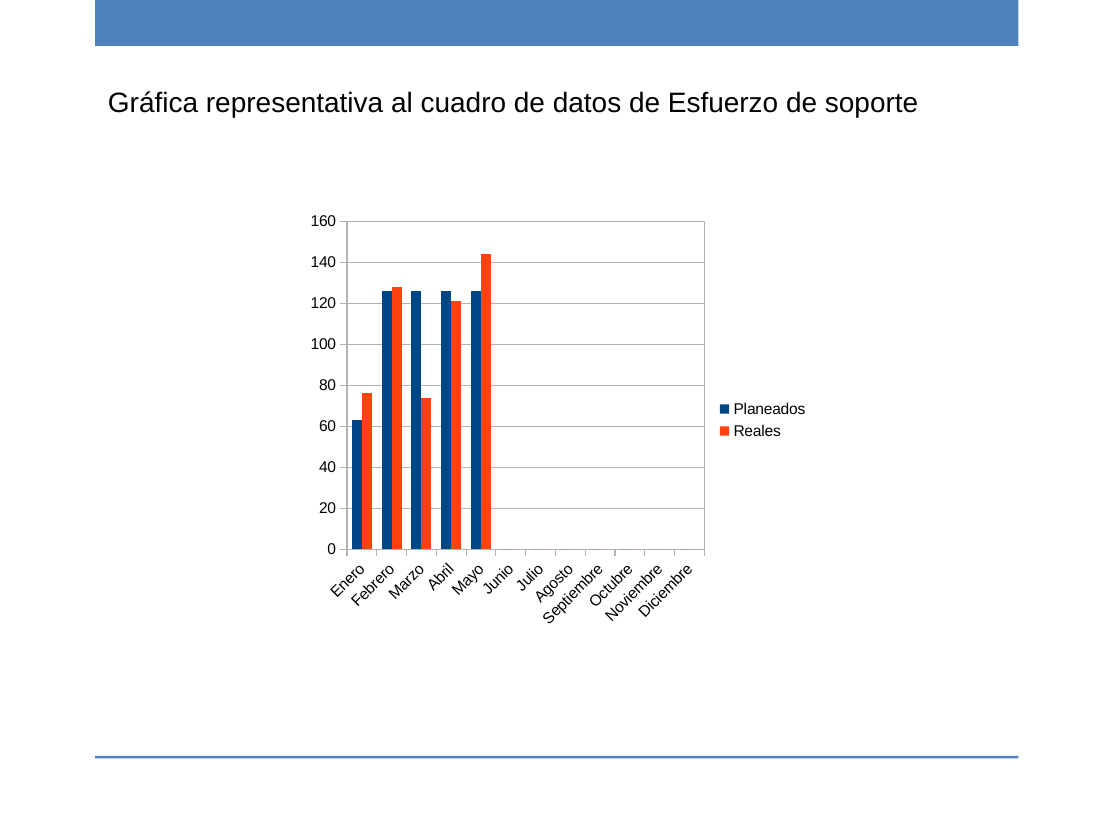
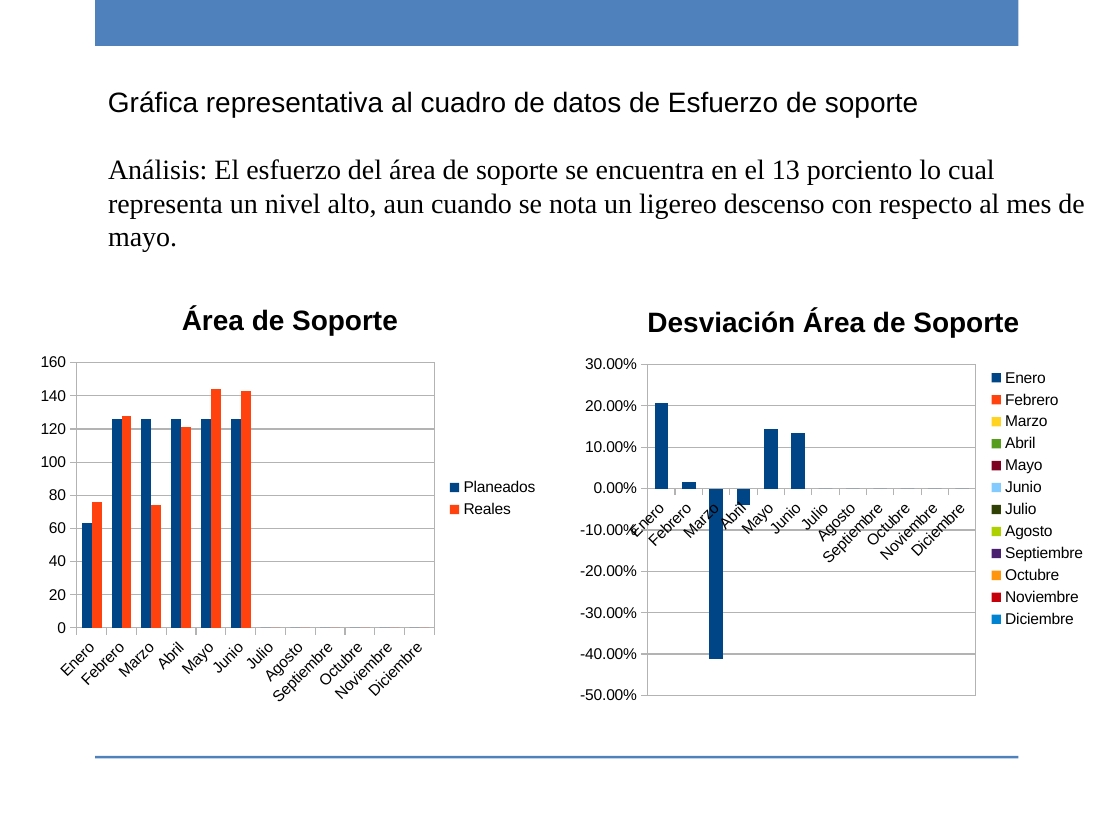
Before and after one commit to ricardo-novelasos/SOSQTP, a slide deck: slide 7 of Proyectos/2016/Métricas y monitoreo/Reporte_monitoreo_2016.pptx (slide 8 before the commit). Drawn at 1120x840 pixels with LibreOffice and Linux fonts; fonts in the diff are those of the drawing; background and template pictures are left out. Boxes give left, top, right and bottom in pixels: in the first picture for what was removed or moved away, otherwise in the second. Text is boxed around its words. In the diff, an @@ line names an element or a change of style, - is before the commit and + after.

Commit message:
Reporte de monitores mes de junio

```diff
--- a/Proyectos/2016/Métricas y monitoreo/Reporte_monitoreo_2016.pptx
+++ b/Proyectos/2016/Métricas y monitoreo/Reporte_monitoreo_2016.pptx
@@ text added at <box>108,159,1084,252</box>, 18 pt, text #000000 @@
+Análisis: El esfuerzo del área de soporte se encuentra en el 13 porciento lo cual representa un nivel alto, aun cuando se nota un ligereo descenso con respecto al mes de mayo.
@@ column chart at <box>30,282,550,715</box> @@
@@ title "Área de Soporte" added @@
@@ Planeados, Junio: - to 126 @@
@@ Reales, Junio: - to 143 @@
@@ column chart: place and size @@
-column chart at <box>300,204,820,636</box>
+column chart at <box>30,282,550,715</box>
@@ column chart added at <box>570,284,1098,713</box> @@
+title "Desviación Área de Soporte"
+categories: Enero, Febrero, Marzo, Abril, Mayo, Junio, Julio, Agosto, Septiembre, Octubre, Noviembre, Diciembre
+Desviación: 0.21, 0.02, -0.41, -0.04, 0.14, 0.13, 0, 0, 0, 0, 0, 0
```
Also in this commit, not shown: 18 other slides changed, 2 slides added, 2 slides removed, 2 other files.
